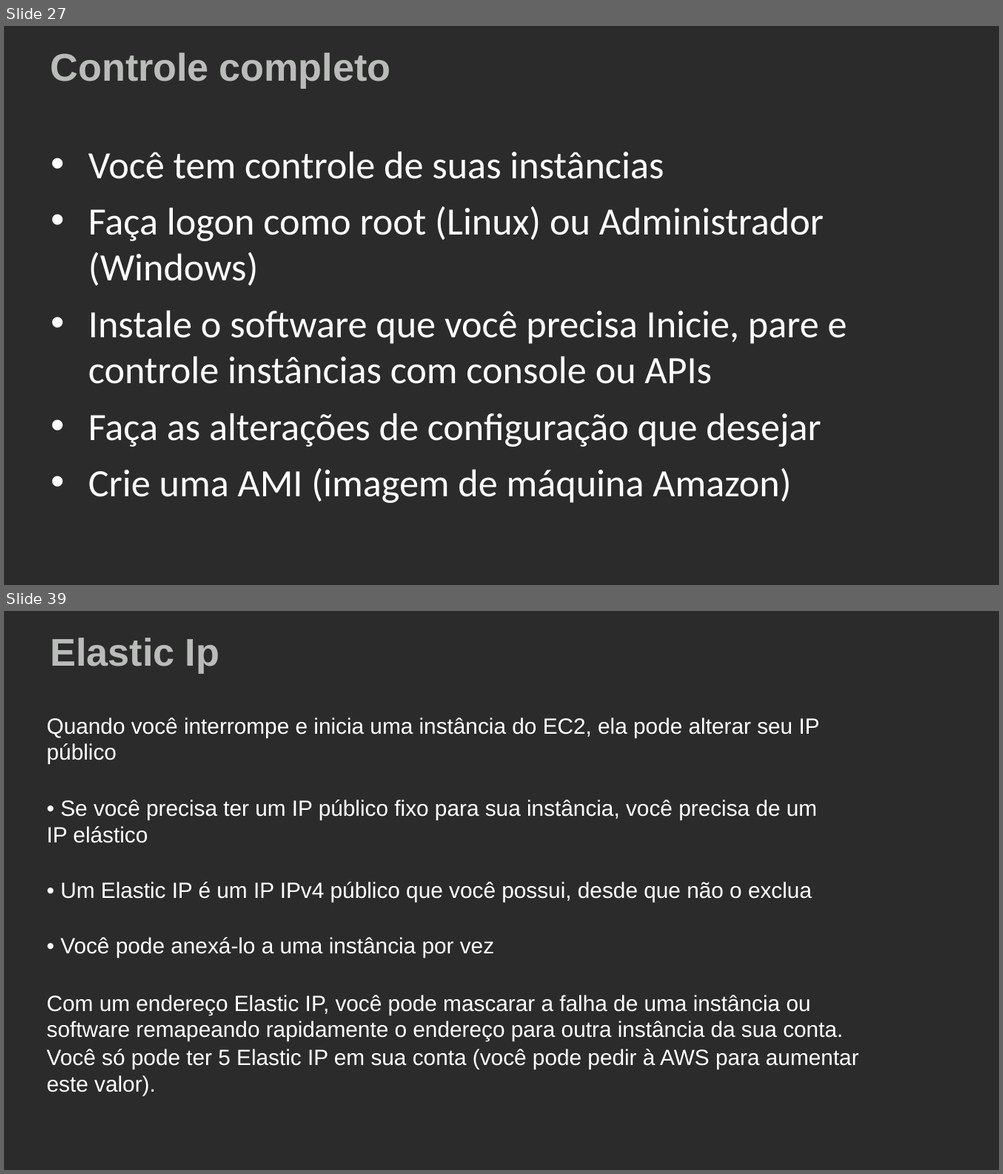
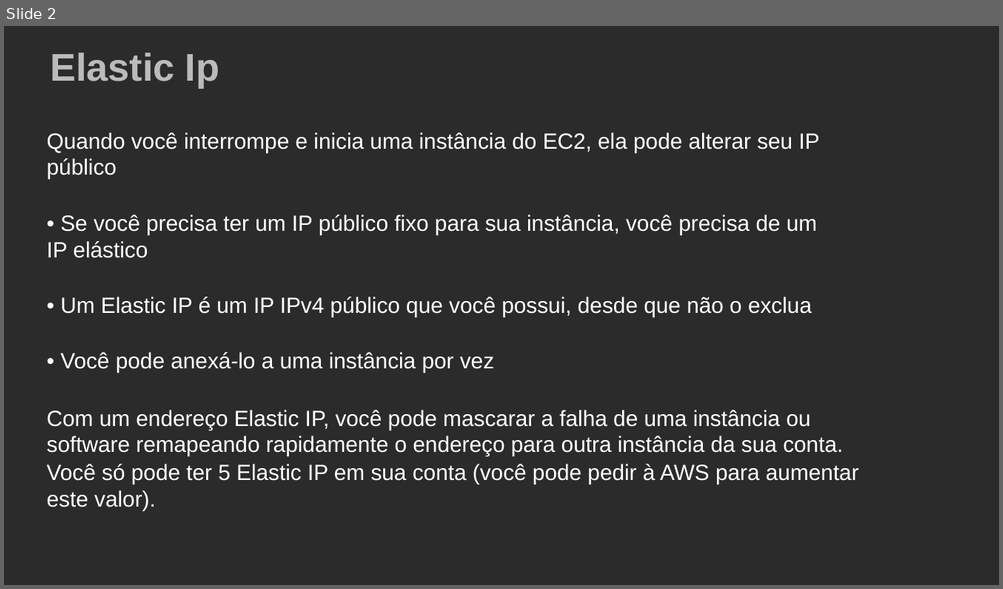
Before and after one commit to alanmourad/docs-aws, a slide deck: aws_work_ec2_ebs.pptx. Shown one above the other, each under a label of ours: slides 27 and 39 before the commit, slide 2 after it; the slides between them are not shown. The pictures are 1003x1174 and 1003x589 pixels, drawn with LibreOffice and Linux fonts; fonts in the diff are those of the drawing; background and template pictures are left out; a plain dark background stands for a picture behind light text. Boxes give left, top, right and bottom in pixels: in the first picture for what was removed or moved away, otherwise in the second. Text is boxed around its words. In the diff, an @@ line names an element or a change of style, - is before the commit and + after.

```diff
--- a/aws_work_ec2_ebs.pptx
+++ b/aws_work_ec2_ebs.pptx
@@ slide 27 removed at [4, 26, 999, 585], background picture (left out) @@
@@ title removed at [51, 53, 390, 88] @@
-Controle completo
@@ text removed at [88, 151, 847, 503] @@
-• Você tem controle de suas instâncias
-• Faça logon como root (Linux) ou Administrador (Windows)
-• Instale o software que você precisa Inicie, pare e controle instâncias com console ou APIs
-• Faça as alterações de configuração que desejar
-• Crie uma AMI (imagem de máquina Amazon)
@@ what was slide 39 is now slide 2 @@
```
Also in this commit, not shown: 1 slide added, 37 other slides removed.
